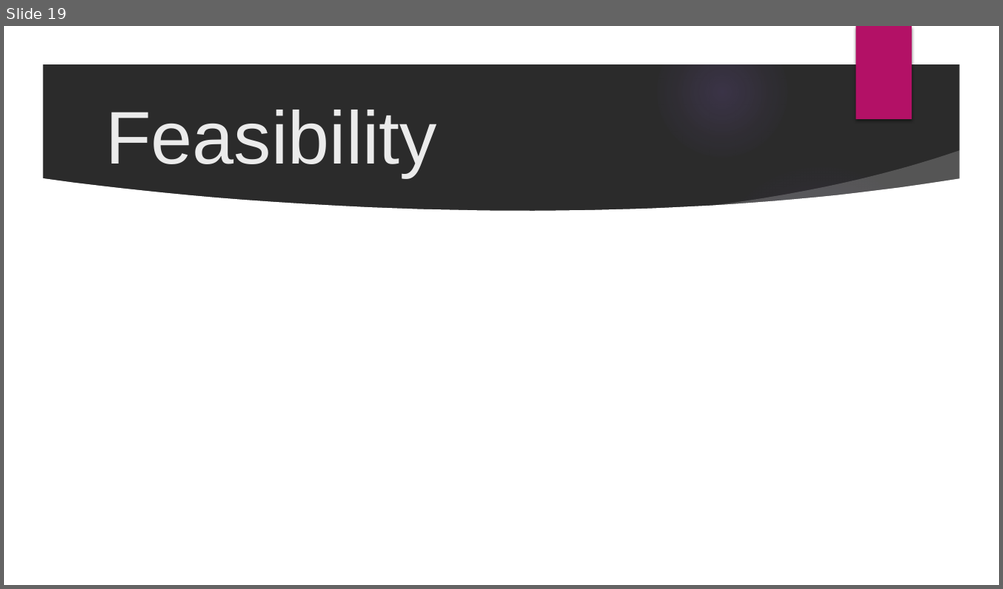
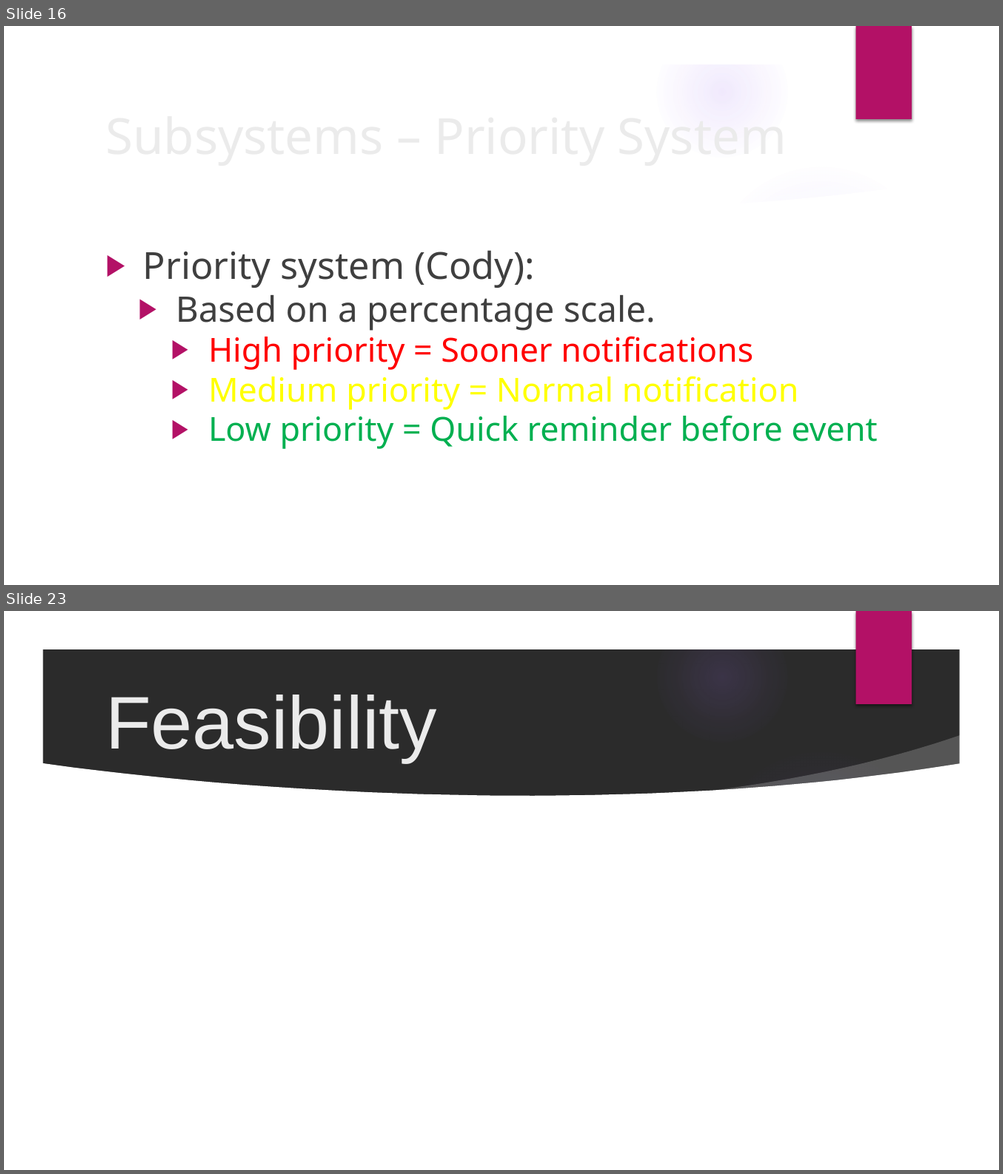
Before and after one commit to cejones9/Prioritize, a slide deck: docs/Prioritize (1).pptx. Shown one above the other, each under a label of ours: slide 19 before the commit, slides 16 and 23 after it; the slides between them are not shown. The pictures are 1003x589 and 1003x1174 pixels, drawn with LibreOffice and Linux fonts; fonts in the diff are those of the drawing; background and template pictures are left out; a plain dark background stands for a picture behind light text. Boxes give left, top, right and bottom in pixels: in the first picture for what was removed or moved away, otherwise in the second. Text is boxed around its words. In the diff, an @@ line names an element or a change of style, - is before the commit and + after.

```diff
--- a/docs/Prioritize (1).pptx
+++ b/docs/Prioritize (1).pptx
@@ slide 16 added at box(4, 26, 999, 585), background picture (left out); not listed: 9 template elements that a slide beside it also shows @@
@@ title added at box(98, 105, 868, 163), 48 pt, text #EBEBEB @@
+Subsystems – Priority System
@@ text added at box(143, 250, 877, 449), 32 pt, text #3F3F3F @@
+▶ Priority system (Cody):
+  ▶ Based on a percentage scale.
+    ▶ High priority = Sooner notifications
+    ▶ Medium priority = Normal notification
+    ▶ Low priority = Quick reminder before event
@@ what was slide 19 is now slide 23 @@
```
Also in this commit, not shown: 15 slides changed, 6 other slides added, 3 slides removed.
